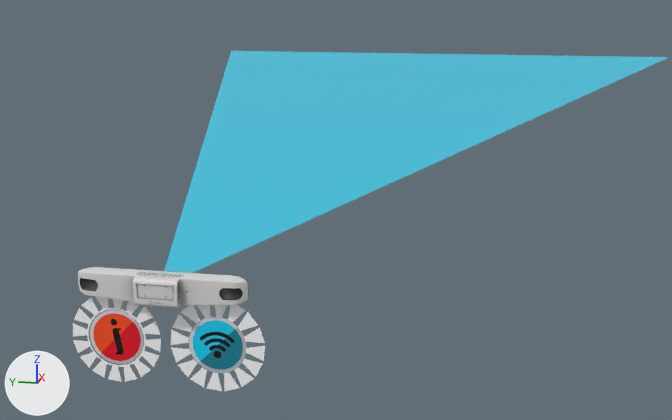
A saved change to the glTF model assets/props/large_room/LargeProps_PolyStudio_X70.glb.
Rendered twice from a camera (50 mm lens) standing at (-12.82, -1.31, 2.19) and looking at (-6.77, -0.1, 0.67). Every picture has the same lights, and +X, +Y and +Z are marked at lower left. Where no turn or scale is listed for an object, it has been applied to the vertices. Vertices at the same position are counted once.

In view in the first picture: 'Highlights_PolyStudio_X70', 'Info_PolyStudio_X70', 'LargeProps_PolyStudio_X70', 'R-Info_PolyStudio_X70', 'Range_LogitechRally_Bar'.
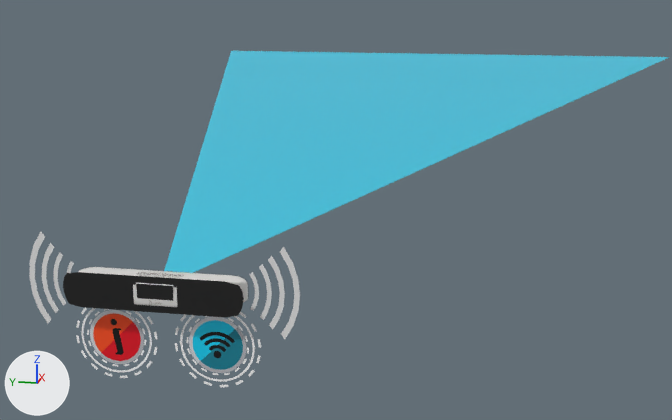
Location of each change, (x1, y1, x2, y2) in pixels of the pictures (672 x 420 px):
'Shadow_Polystudio_x70', added (black)
    after: (63, 272, 244, 318)
'Highlights_PolyStudio_X70', reshaped
    before: (73, 296, 265, 391)
    after: (76, 307, 261, 387)
'Highlights_PolystudioX70_Cam', added
    after: (29, 231, 300, 339)
part 1 of me_highlights_polystudio_x70, rebuilt (19% narrower, 25% shorter)
    before: (73, 296, 161, 382)
    after: (81, 308, 152, 372)
part 2 of me_highlights_polystudio_x70, built on
    before: (171, 305, 265, 391)
    after: (76, 307, 261, 387)
'LargeProps_PolyStudio_X70', unchanged, covered by the edit
    before: (78, 267, 248, 308)
    after: (79, 267, 248, 307)

What the commit changed:
Material 'Shadow' (mat_shadow) is new.
Its base color is (0.00793, 0.00793, 0.00793) (black #161616).
me_highlights_polystudio_x70 is used by ob_highlights_polystudio_x70; location (-9.65, -0.007, 0.837).
me_highlights_polystudio_x70 had 192 vertices, 160 faces and spanned x 0.004, y -0.397..0.387, z -0.187..0.19.
me_highlights_polystudio_x70 now has 384 vertices, 256 faces and spans x 0.004, y -0.382..0.372, z -0.172..0.174.
me_highlights_polystudio_x70 part 1: the loose piece of 96 vertices spanning x 0.004, y 0.018..0.387, z -0.184..0.186 is rebuilt with 64 vertices and now spans x 0.004, y 0.056..0.349, z -0.145..0.148.
me_highlights_polystudio_x70 part 2: 2 vertices moved within x 0.004, y -0.112..-0.106, z -0.067..-0.063; 94 vertices removed from x 0.004, y -0.397..-0.02, z -0.187..0.19; 318 vertices added at x 0.004, y -0.382..0.372, z -0.172..0.174.
Mesh me_shadow_polystudio_x70 is new.
It has 45 vertices, 64 faces and spans x 0.0, y -0.363..0.353, z -0.077..0.063.
It uses material mat_shadow (black #161616).
Mesh me_highlights_polystudiox70_cam is new.
It has 112 vertices, 96 faces and spans x 0.0, y -0.542..0.545, z -0.19..0.19.
Object 'Shadow_Polystudio_x70' (ob_shadow_polystudio_x70) is new; it shows me_shadow_polystudio_x70.
Its location is (-9.708, 0.019, 1.054).
Object 'Highlights_PolystudioX70_Cam' (ob_highlights_polystudiox70_cam) is new; it shows me_highlights_polystudiox70_cam.
Its location is (-9.646, 0.0, 1.063).
